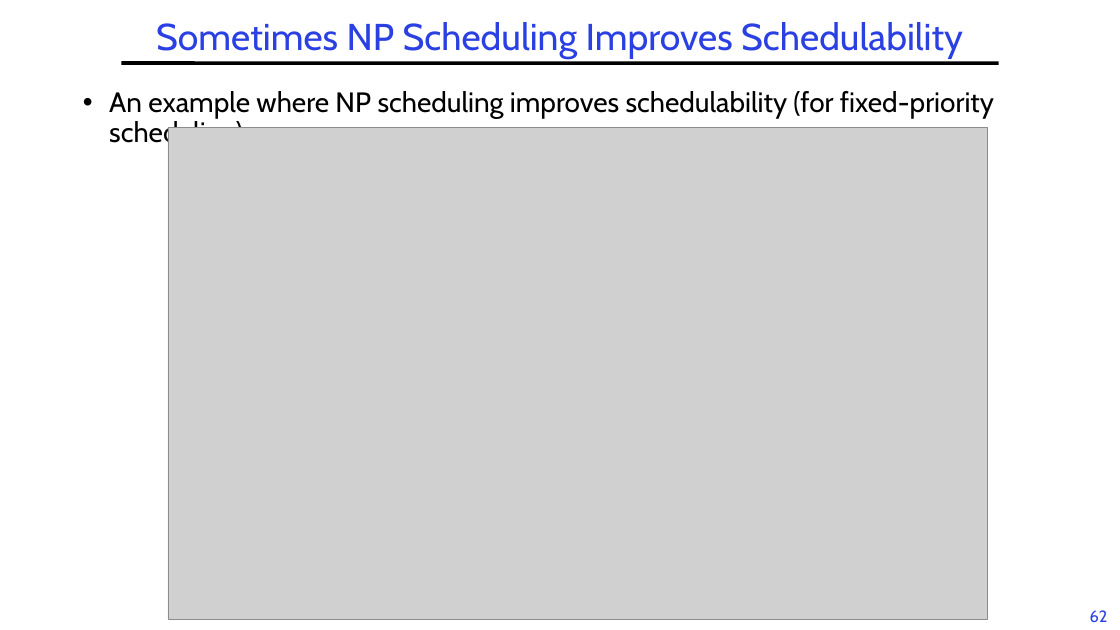
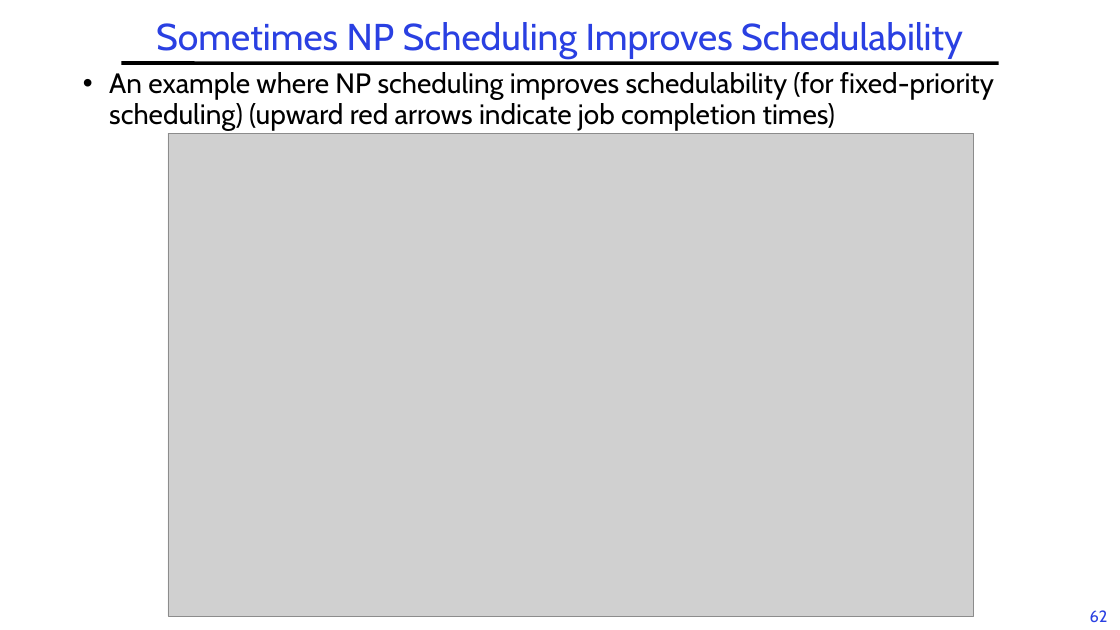
Before and after one commit to guhofstra/CSC256Fa25, a slide deck: slide 62 of PPTs/L6-RTScheduling I.pptx. Drawn at 1120x630 pixels with LibreOffice and Linux fonts; fonts in the diff are those of the drawing; grey boxes stand for pictures. Boxes give left, top, right and bottom in pixels: in the first picture for what was removed or moved away, otherwise in the second. Text is boxed around its words. In the diff, an @@ line names an element or a change of style, - is before the commit and + after.

```diff
--- a/PPTs/L6-RTScheduling I.pptx
+++ b/PPTs/L6-RTScheduling I.pptx
@@ text at box(109, 72, 994, 130): text changed @@
-• An example where NP scheduling improves schedulability (for fixed-priority scheduling)
+• An example where NP scheduling improves schedulability (for fixed-priority scheduling) (upward red arrows indicate job completion times)
@@ picture: place and size @@
-picture at box(168, 128, 987, 619)
+picture at box(168, 133, 974, 616)
```
Also in this commit, not shown: 3 other slides changed, 4 other files.
